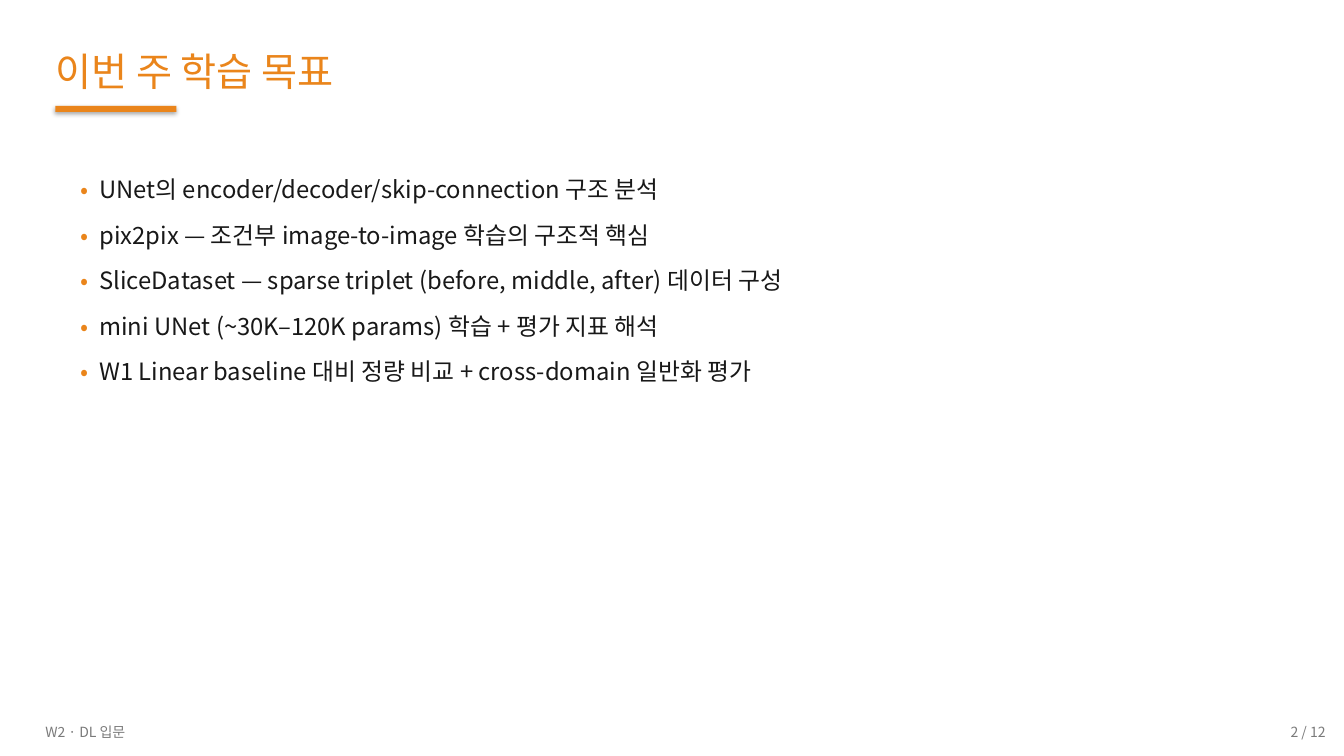
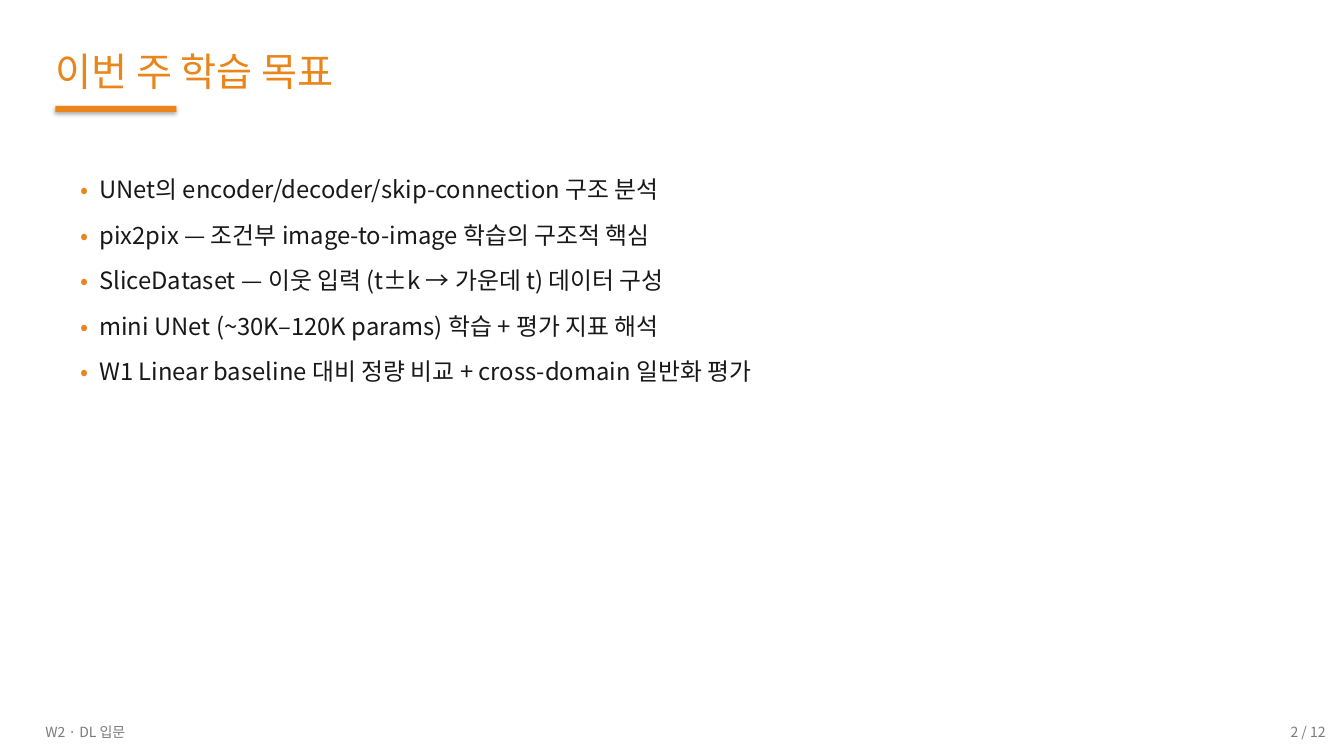
Before and after one commit to 01willy/Digital_rock_DL_Education, a slide deck: slide 2 of web/downloads/shared/w2/W2.pptx. Drawn at 1344x756 pixels with LibreOffice and Linux fonts; fonts in the diff are those of the drawing. Boxes give left, top, right and bottom in pixels: in the first picture for what was removed or moved away, otherwise in the second. Text is boxed around its words. In the diff, an @@ line names an element or a change of style, - is before the commit and + after.

```diff
--- a/web/downloads/shared/w2/W2.pptx
+++ b/web/downloads/shared/w2/W2.pptx
@@ text at (x1=99, y1=269, x2=664, y2=294): text changed @@
-• SliceDataset — sparse triplet (before, middle, after) 데이터 구성
+• SliceDataset — 이웃 입력 (t±k → 가운데 t) 데이터 구성
```
Also in this commit, not shown: 3 other slides changed, 30 other files.
